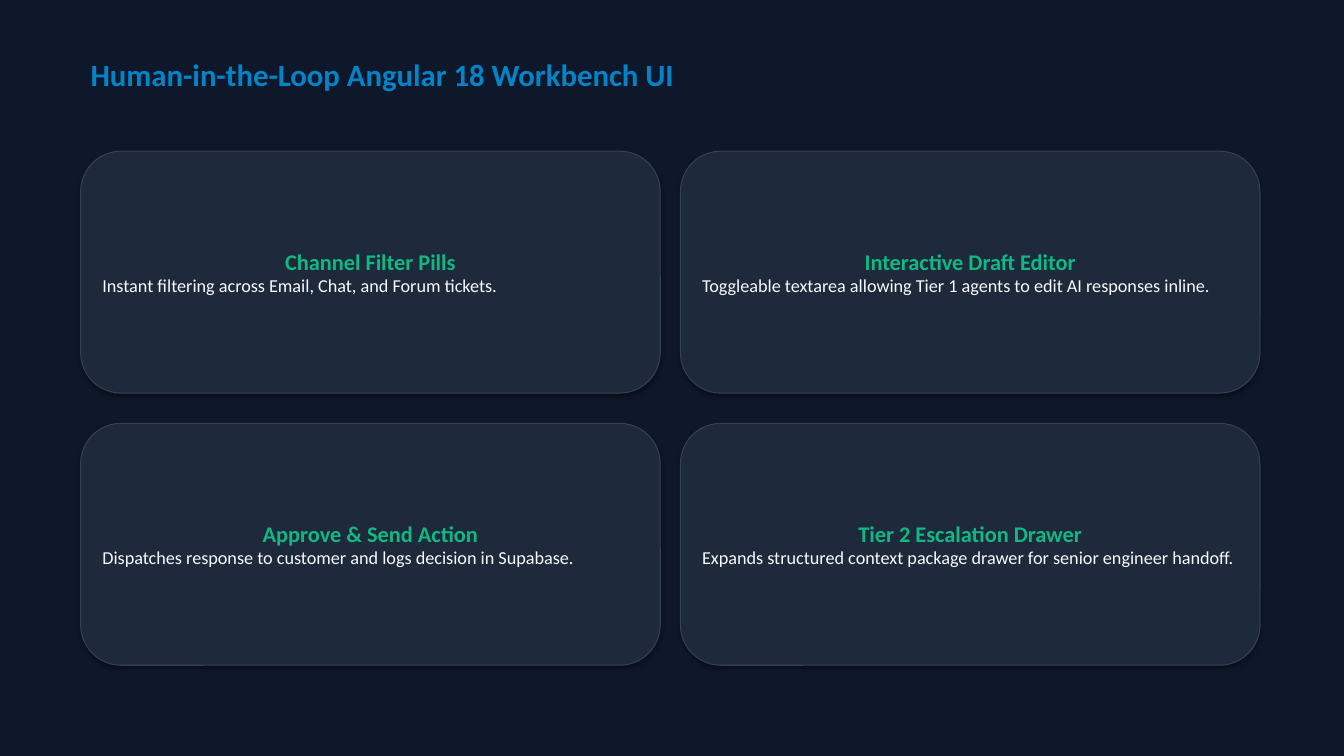
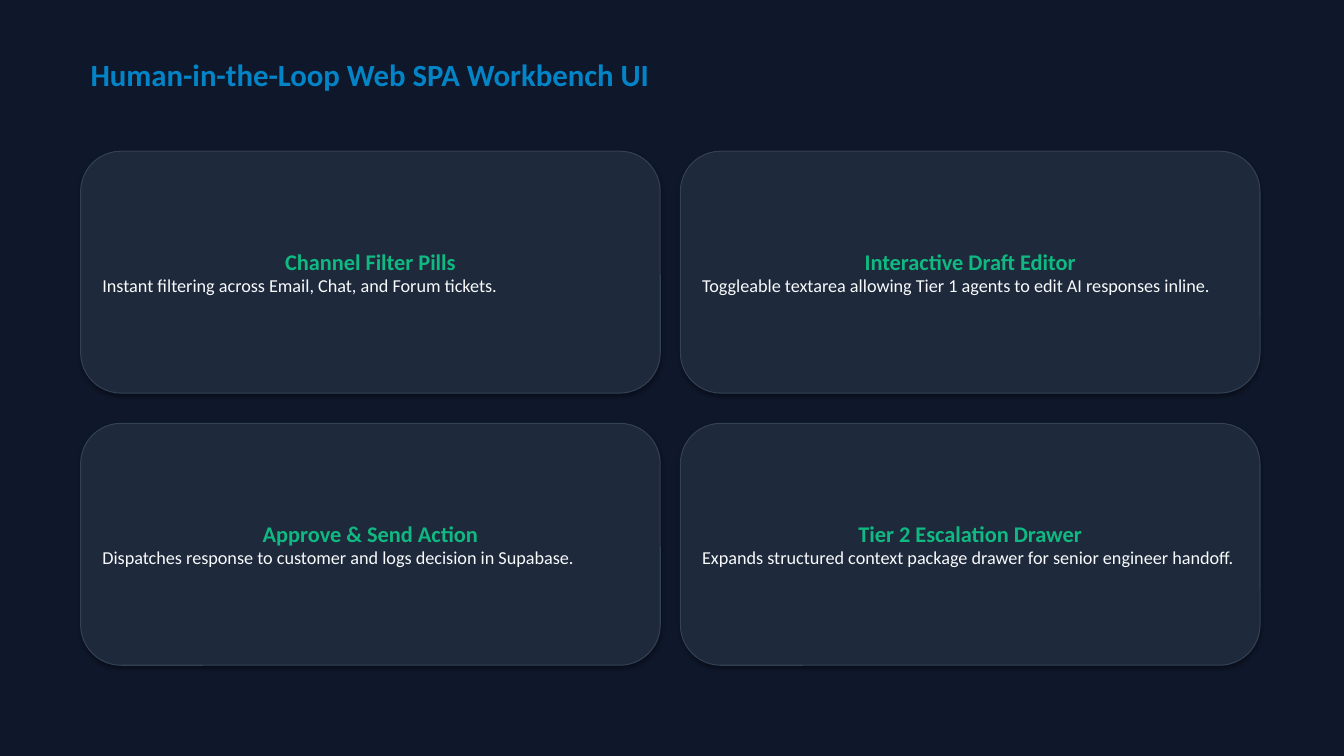
Before and after one commit to amankumar5/cloudserve-support-copilot, a slide deck: slide 7 of AmanKumar_Capstone_Presentation.pptx. Drawn at 1344x756 pixels with LibreOffice and Linux fonts; fonts in the diff are those of the drawing. Boxes give left, top, right and bottom in pixels: in the first picture for what was removed or moved away, otherwise in the second. Text is boxed around its words. In the diff, an @@ line names an element or a change of style, - is before the commit and + after.

Commit message:
Replace Angular and Gemini specific brand names with generic LLM and Web SPA Workbench terminology

```diff
--- a/AmanKumar_Capstone_Presentation.pptx
+++ b/AmanKumar_Capstone_Presentation.pptx
@@ text at (x1=91, y1=64, x2=649, y2=91): text changed @@
-Human-in-the-Loop Angular 18 Workbench UI
+Human-in-the-Loop Web SPA Workbench UI
```
Also in this commit, not shown: 1 other slide changed, 1 other file.
